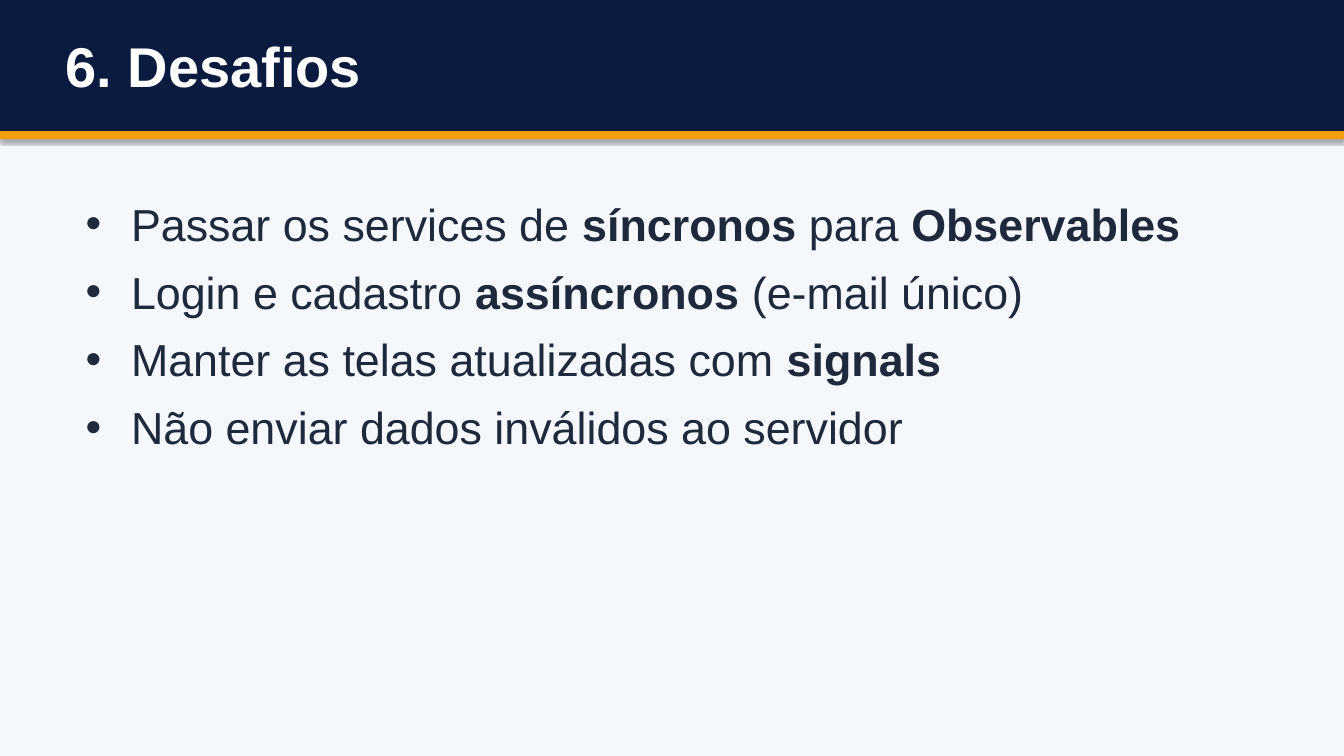
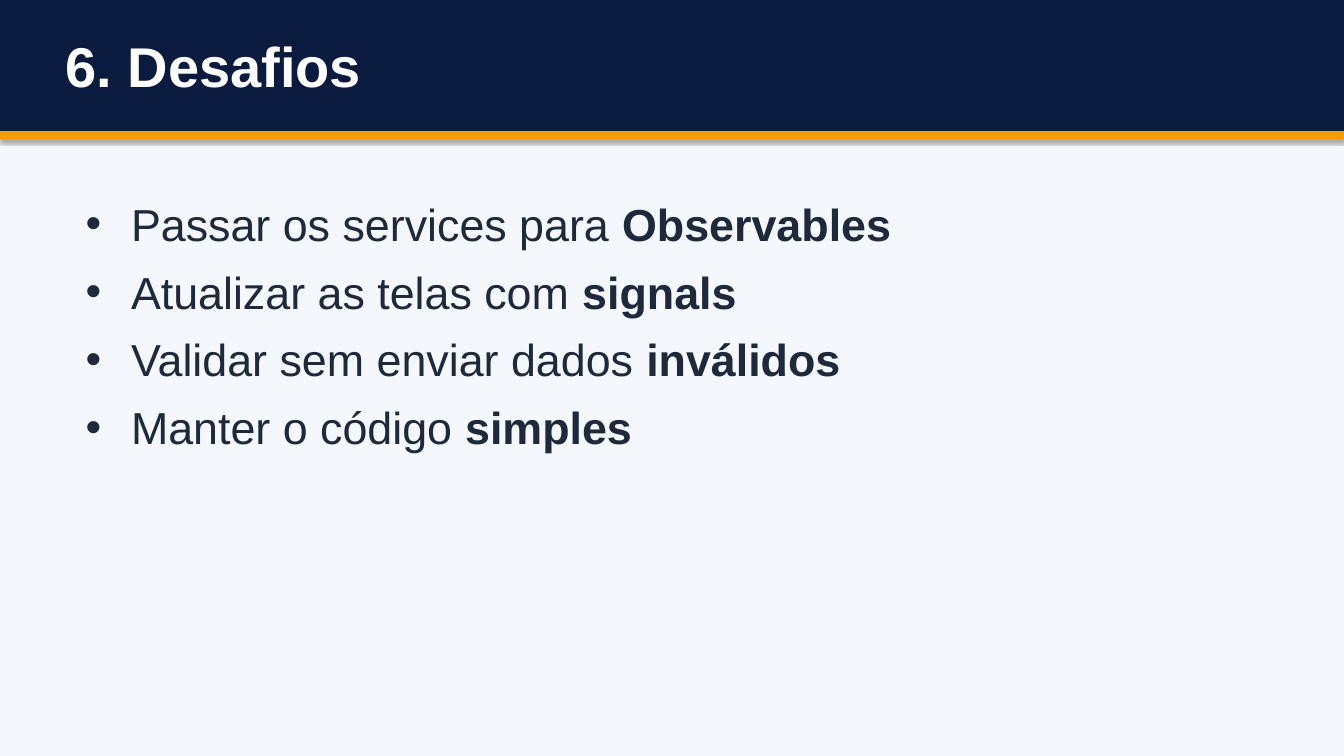
Before and after one commit to DaviTeixeiraR/skyfare, a slide deck: slide 9 of docs/trabalho-final/Apresentacao Skyfare.pptx. Drawn at 1344x756 pixels with LibreOffice and Linux fonts; fonts in the diff are those of the drawing. Boxes give left, top, right and bottom in pixels: in the first picture for what was removed or moved away, otherwise in the second. Text is boxed around its words. In the diff, an @@ line names an element or a change of style, - is before the commit and + after.

Commit message:
docs: atualiza os slides com o código simplificado e os 12 testes

```diff
--- a/docs/trabalho-final/Apresentacao Skyfare.pptx
+++ b/docs/trabalho-final/Apresentacao Skyfare.pptx
@@ text at (131,208,891,453): text changed @@
-• Passar os services de síncronos para Observables
-• Login e cadastro assíncronos (e-mail único)
-• Manter as telas atualizadas com signals
-• Não enviar dados inválidos ao servidor
+• Passar os services para Observables
+• Atualizar as telas com signals
+• Validar sem enviar dados inválidos
+• Manter o código simples
```
Also in this commit, not shown: 5 other slides changed.
